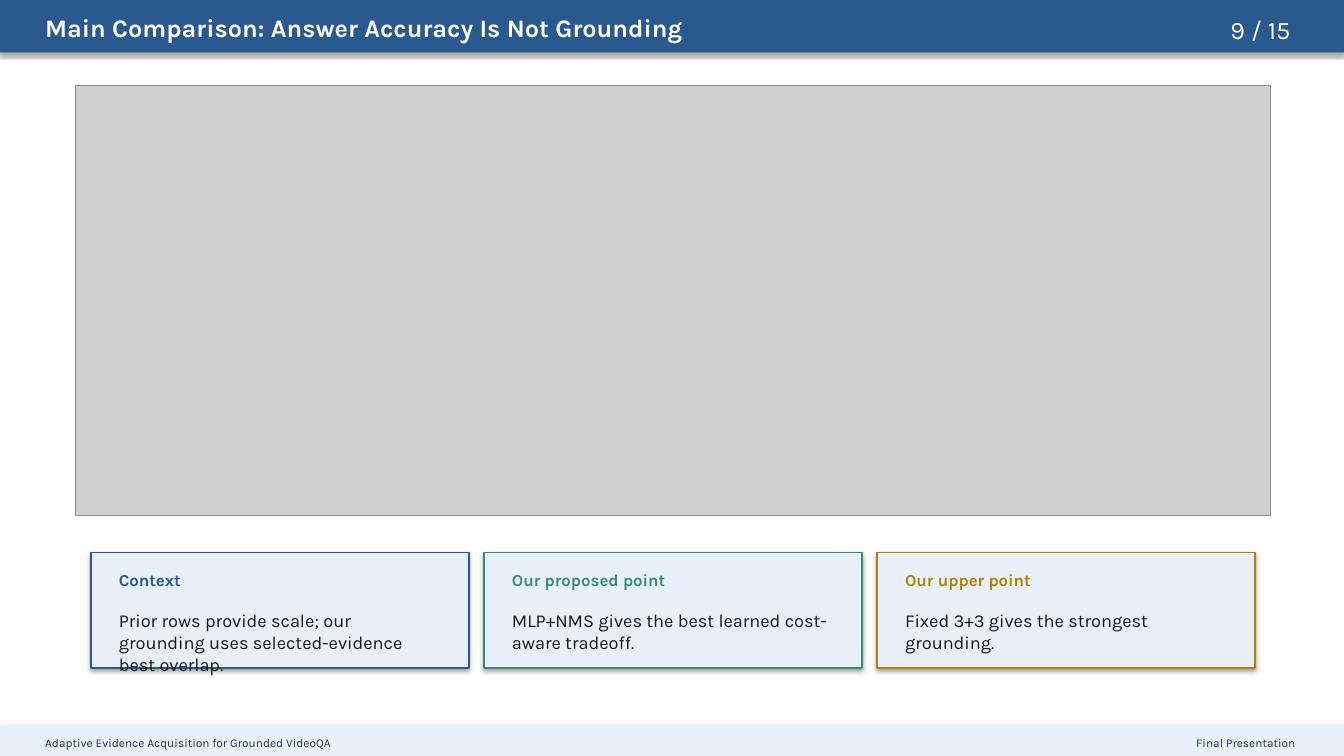
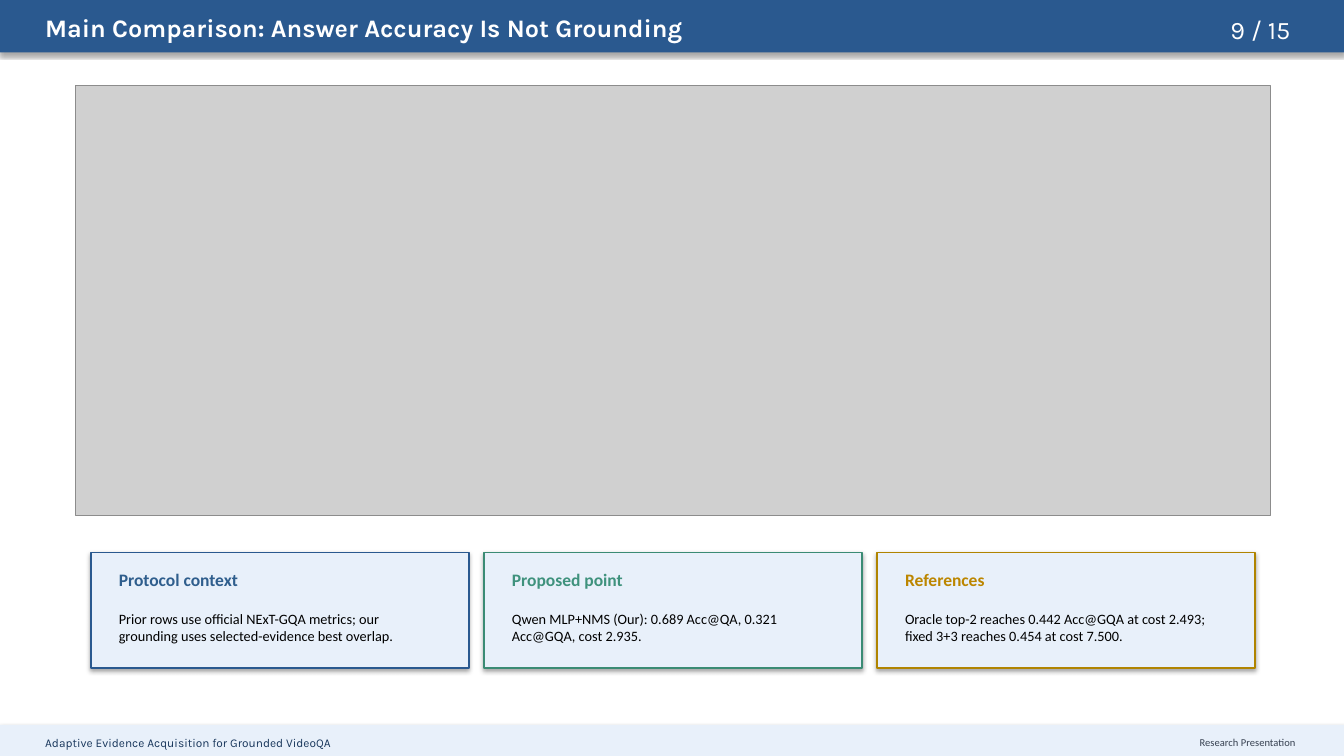
Before and after one commit to riteshthawkar/adaptive-evidence-grounded-videoqa, a slide deck: slide 9 of docs/presentation/adaptive_evidence_acquisition_grounded_videoqa_presentation.pptx. Drawn at 1344x756 pixels with LibreOffice and Linux fonts; fonts in the diff are those of the drawing; grey boxes stand for pictures. Boxes give left, top, right and bottom in pixels: in the first picture for what was removed or moved away, otherwise in the second. Text is boxed around its words. In the diff, an @@ line names an element or a change of style, - is before the commit and + after.

```diff
--- a/docs/presentation/adaptive_evidence_acquisition_grounded_videoqa_presentation.pptx
+++ b/docs/presentation/adaptive_evidence_acquisition_grounded_videoqa_presentation.pptx
@@ text at [119,573,238,586]: text changed; size 12 to 12.5 pt; font Karla to Calibri; text colour #2A598F to #2F5E8D @@
-Context
+Protocol context
@@ text at [512,573,622,589]: text changed; size 12 to 12.5 pt; font Karla to Calibri; text colour #3B8B74 to #3F927D @@
-Our proposed point
+Proposed point
@@ text at [905,574,984,586]: text changed; size 12 to 12.5 pt; font Karla to Calibri; text colour #B08400 to #BC8600 @@
-Our upper point
+References
@@ text at [119,614,393,644]: text changed; size 13 to 10.2 pt; font Karla to Calibri; text colour #14181F to #000000 @@
-Prior rows provide scale; our grounding uses selected-evidence best overlap.
+Prior rows use official NExT-GQA metrics; our grounding uses selected-evidence best overlap.
@@ text at [512,613,778,643]: text changed; size 13 to 10.2 pt; font Karla to Calibri; text colour #14181F to #000000 @@
-MLP+NMS gives the best learned cost-aware tradeoff.
+Qwen MLP+NMS (Our): 0.689 Acc@QA, 0.321 Acc@GQA, cost 2.935.
@@ text at [905,614,1205,641]: text changed; size 13 to 10.2 pt; font Karla to Calibri; text colour #14181F to #000000 @@
-Fixed 3+3 gives the strongest grounding.
+Oracle top-2 reaches 0.442 Acc@GQA at cost 2.493; fixed 3+3 reaches 0.454 at cost 7.500.
@@ text at [1200,739,1296,746]: text changed; size 8.5 to 7.5 pt; font Karla to Calibri; text colour #19375C to #374151 @@
-Final Presentation
+Research Presentation
```
Also in this commit, not shown: 13 other slides changed.
